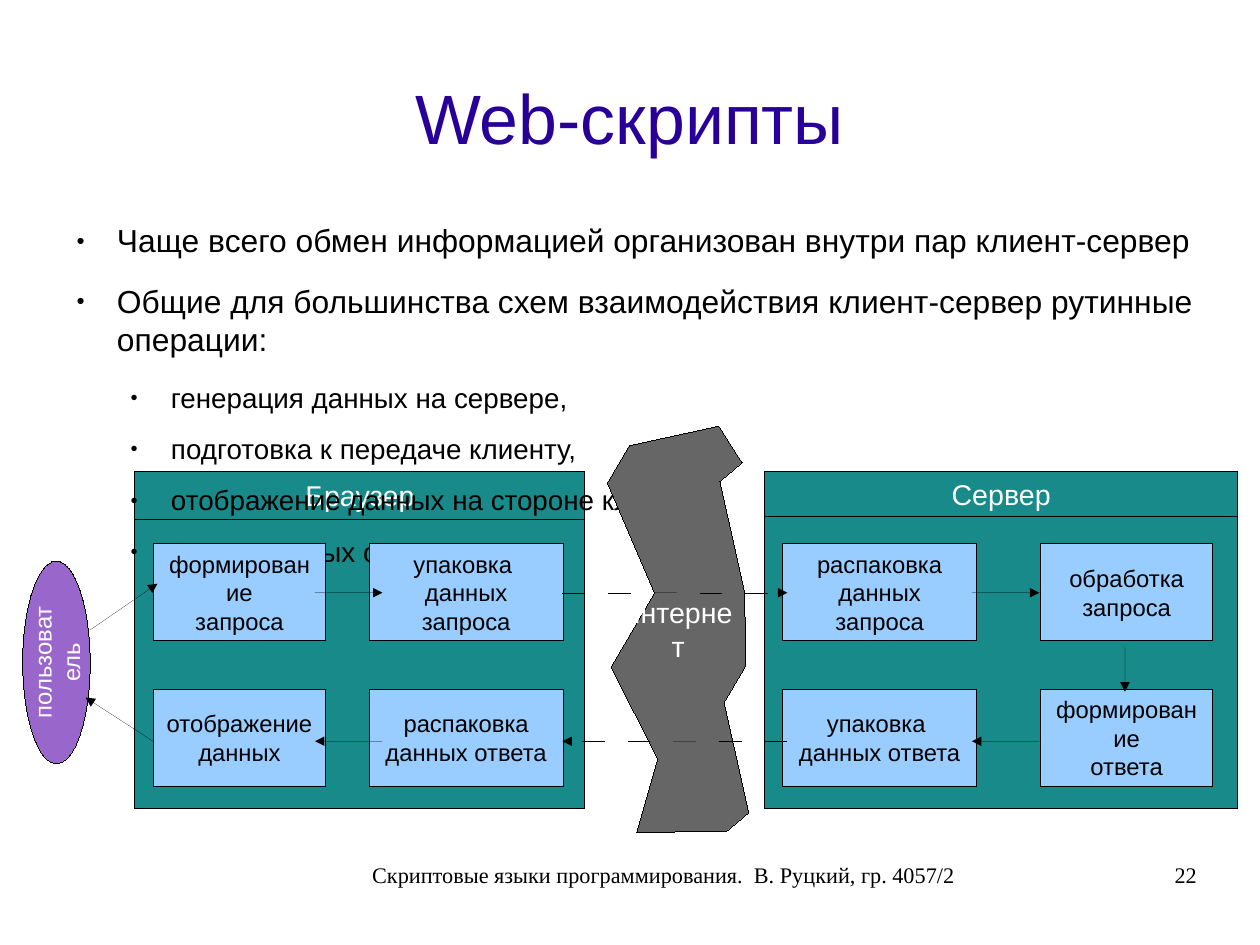
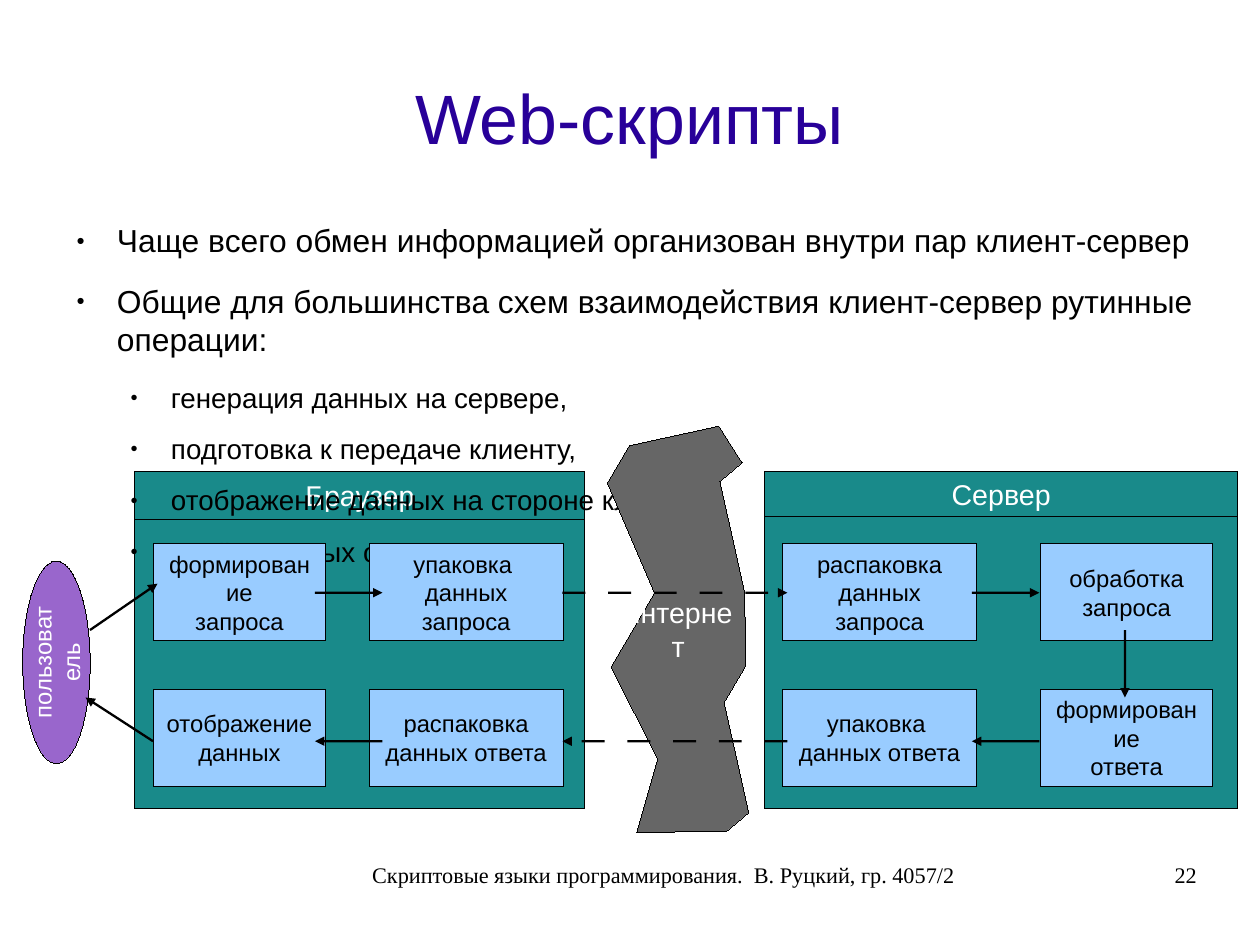
Before and after one commit to rutsky/semester07, a slide deck: slide 22 of Operation_systems/scripting_languages/40572_Rutsky_Scripting_languages.odp. Drawn at 1260x945 pixels with LibreOffice and Linux fonts; fonts in the diff are those of the drawing. Boxes give left, top, right and bottom in pixels: in the first picture for what was removed or moved away, otherwise in the second. Text is boxed around its words. In the diff, an @@ line names an element or a change of style, - is before the commit and + after.

```diff
--- a/Operation_systems/scripting_languages/40572_Rutsky_Scripting_languages.odp
+++ b/Operation_systems/scripting_languages/40572_Rutsky_Scripting_languages.odp
@@ arrow (90, 630) - (158, 584): stroke #000000 0 pt to #000000 1.45 pt @@
@@ arrow (316, 593) - (383, 593): stroke #000000 0 pt to #000000 1.45 pt @@
@@ arrow (563, 593) - (788, 593): stroke #000000 0 pt to #000000 1.45 pt @@
@@ arrow (972, 593) - (1039, 593): stroke #000000 0 pt to #000000 1.45 pt @@
@@ arrow moved from (1125, 647) - (1125, 692) to (1125, 630) - (1125, 697) @@
@@ arrow (1125, 630) - (1125, 697): stroke #000000 0 pt to #000000 1.45 pt @@
@@ arrow (153, 741) - (86, 697): stroke #000000 0 pt to #000000 1.45 pt @@
@@ arrow (383, 741) - (316, 741): stroke #000000 0 pt to #000000 1.45 pt @@
@@ arrow (788, 741) - (563, 741): stroke #000000 0 pt to #000000 1.45 pt @@
@@ arrow (1039, 741) - (972, 741): stroke #000000 0 pt to #000000 1.45 pt @@
```
Also in this commit, not shown: 7 other slides changed.
